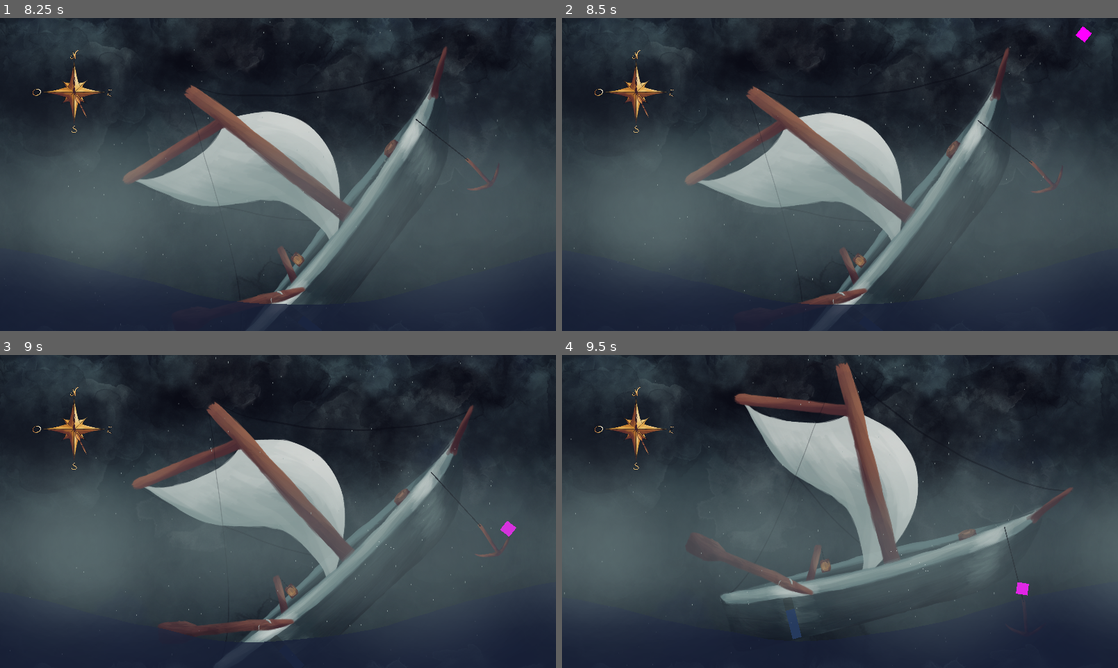
Above: before the commit, frames 1-4 (two rows, left to right).
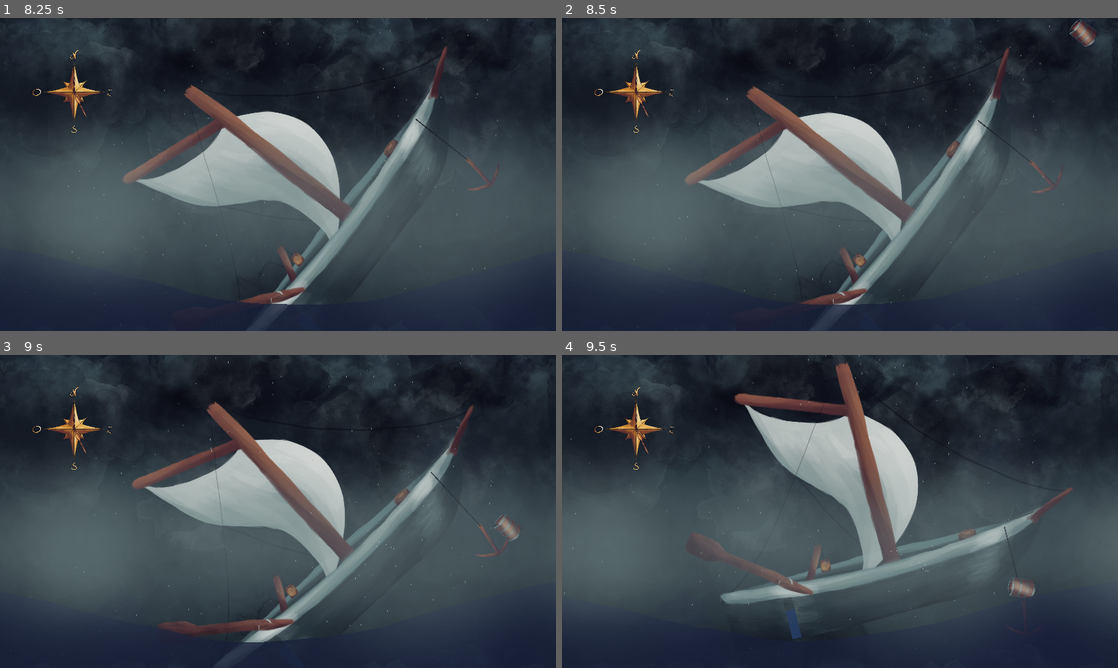
Above: after the commit, the same moments.

Repository: MarianPoirot/Skull-BonesImproved
Game: Godot game, scene res://Scenes/UI/Opening.tscn
The game is run twice, just before and just after one commit, with the same random seed, the same clock (stepped at 60 frames per second) and the same inputs.
Inputs (mouse positions are in pixels of both pictures, inside the frame that each line leads up to):
- Up to frame 1 (8.25 s): click "Start" at 0.5 s; move the mouse to (283, 196) at 1.27 s; hold E (Boost) 1.28-2.03 s; hold Left (SteerRight) 1.28-2.78 s; click (283, 196) at 1.42 s; move the mouse to (205, 111) at 2.02 s; right-click (205, 111) at 2.1 s; click (205, 111) at 2.17 s; move the mouse to (283, 180) at 2.77 s; press the mouse at (283, 180) at 2.78 s; hold Right (SteerLeft) 2.78-5.03 s; move the mouse to (316, 249) at 3.52 s; release the mouse at (316, 249) at 3.53 s; tap one key every 0.75 s from 3.6 s: D (qte d) A (qte q) S (qte s) W (qte z) Mouse wheel down (scroll_down) Mouse wheel up (scroll_up) Space (start); click (316, 249) at 3.67 s; move the mouse to (194, 96) at 4.27 s; move the mouse to (400, 158) at 5.02 s; hold Left (SteerRight) from 5.03 s (still down); move the mouse to (166, 190) at 5.77 s; click (166, 190) at 5.92 s; move the mouse to (333, 105) at 6.52 s; move the mouse to (250, 237) at 7.27 s; move the mouse to (444, 221) at 8.02 s; click (444, 221) at 8.17 s
- Up to frame 2 (8.5 s): keep holding Left (SteerRight)
- Up to frame 3 (9 s): move the mouse to (111, 464) at 8.77 s; release Left (SteerRight) at 8.78 s; hold Right (SteerLeft) from 8.78 s (still down); hold E (Boost) from 8.78 s (still down)
- Up to frame 4 (9.5 s): keep holding Right (SteerLeft); keep holding E (Boost)

Frame 1 is identical in both runs. In frame 2, 0.2% of the frame differs, in the area x 91-97%, y 0-10%; in frame 3, 0.2%; in frame 4, 0.2%.

Commit message:
Added obstacle and explosion sprites

Diff:
--- a/Scenes/Obstacles/ExplodingObstacle.tscn
+++ b/Scenes/Obstacles/ExplodingObstacle.tscn
@@ -1,13 +1,9 @@
-[gd_scene load_steps=6 format=3 uid="uid://bcd8c8sv4w88a"]
+[gd_scene load_steps=5 format=3 uid="uid://bcd8c8sv4w88a"]
 
 [ext_resource type="Script" path="res://Scripts/Obstacles/ExplodingObstacle.gd" id="1_mebip"]
+[ext_resource type="Texture2D" uid="uid://k0432w20g1gx" path="res://Assets/Sprites/explosion.png" id="2_86qo0"]
 
 [sub_resource type="PhysicsMaterial" id="PhysicsMaterial_5rvhb"]
-
-[sub_resource type="Gradient" id="Gradient_j73g2"]
-
-[sub_resource type="GradientTexture2D" id="GradientTexture2D_fa7bx"]
-gradient = SubResource("Gradient_j73g2")
 
 [sub_resource type="CircleShape2D" id="CircleShape2D_3ffa5"]
 
@@ -18,8 +14,8 @@
 script = ExtResource("1_mebip")
 
 [node name="Sprite2D" type="Sprite2D" parent="."]
-scale = Vector2(1.5, 1.5)
-texture = SubResource("GradientTexture2D_fa7bx")
+scale = Vector2(0.25, 0.25)
+texture = ExtResource("2_86qo0")
 
 [node name="CollisionShape2D" type="CollisionShape2D" parent="."]
 scale = Vector2(5, 5)
--- a/Scenes/Obstacles/Obstacle.tscn
+++ b/Scenes/Obstacles/Obstacle.tscn
@@ -2,10 +2,9 @@
 
 [ext_resource type="Script" path="res://Scripts/Obstacles/Obstacle.gd" id="1_0cojk"]
 [ext_resource type="PackedScene" uid="uid://bcd8c8sv4w88a" path="res://Scenes/Obstacles/ExplodingObstacle.tscn" id="2_3rkg1"]
+[ext_resource type="Texture2D" uid="uid://diglwuogwhmt6" path="res://Assets/Sprites/barrel.png" id="3_wk0lt"]
 
 [sub_resource type="CircleShape2D" id="CircleShape2D_8s8sh"]
-
-[sub_resource type="PlaceholderTexture2D" id="PlaceholderTexture2D_mowy8"]
 
 [node name="Obstacle" type="RigidBody2D"]
 collision_layer = 8
@@ -25,7 +24,7 @@
 shape = SubResource("CircleShape2D_8s8sh")
 
 [node name="ObstacleSprite" type="Sprite2D" parent="."]
-scale = Vector2(40, 40)
-texture = SubResource("PlaceholderTexture2D_mowy8")
+scale = Vector2(0.125, 0.125)
+texture = ExtResource("3_wk0lt")
 
 [connection signal="body_entered" from="hitbox" to="." method="_on_hitbox_body_entered"]
Not shown, added: Assets/Sprites/explosion.png.import
